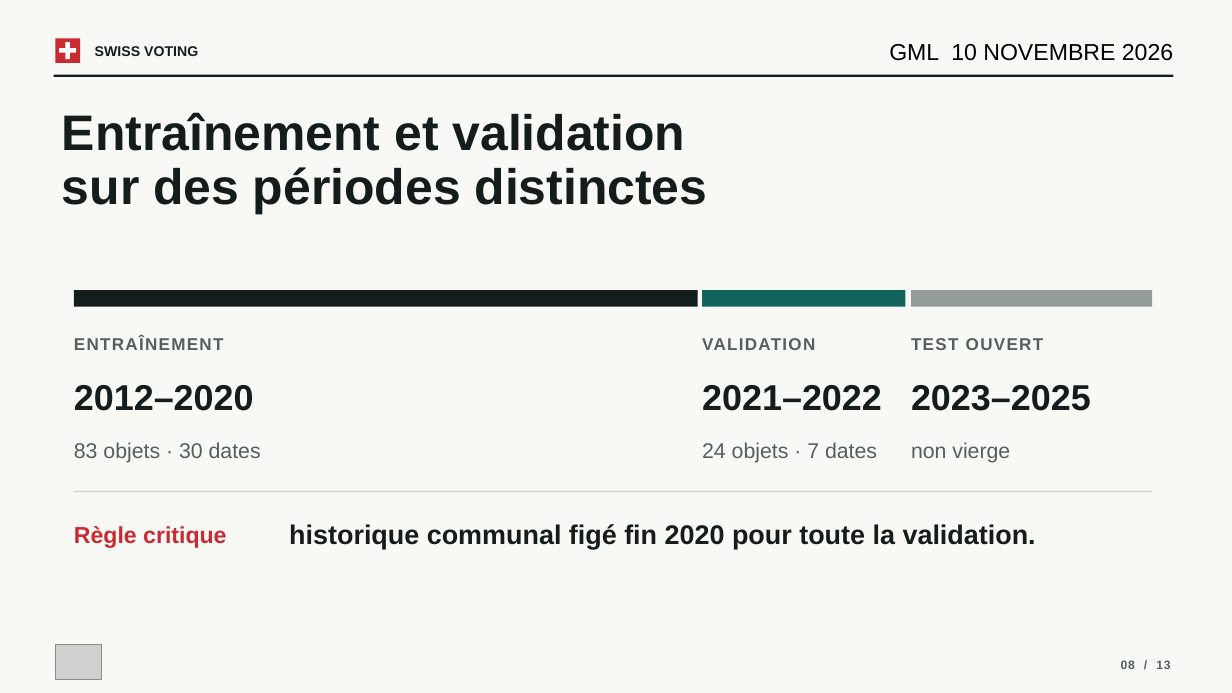
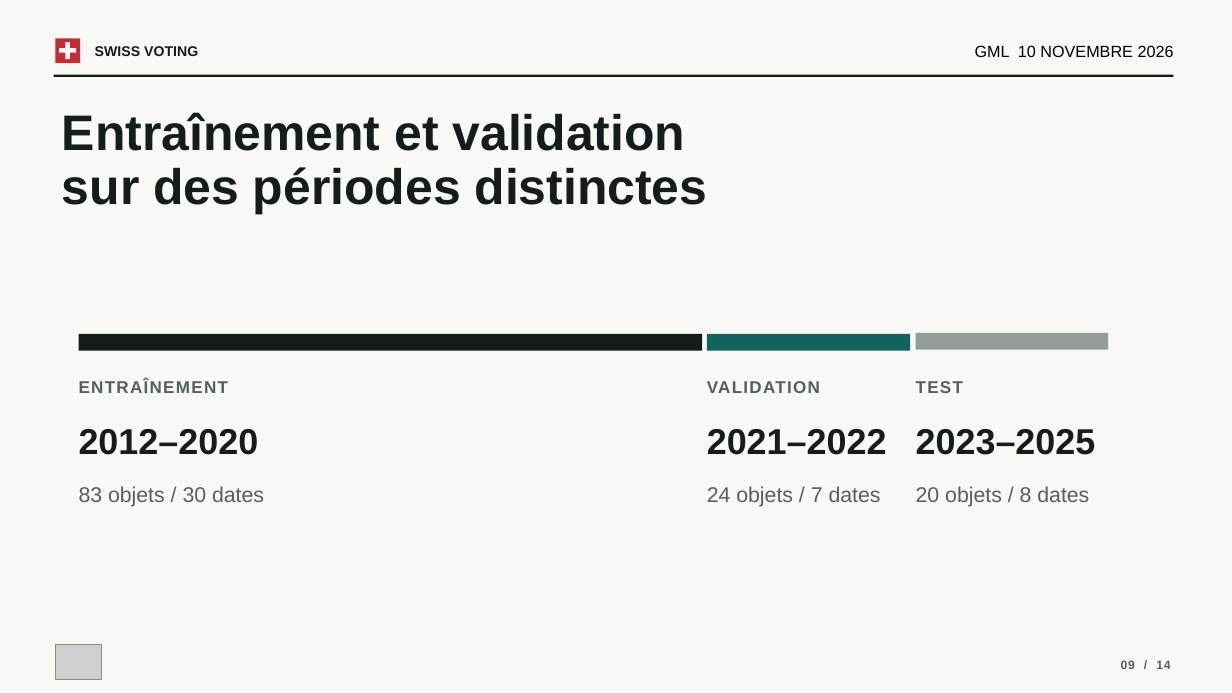
Before and after one commit to VictorGTheCoder/GML-Swiss-Voting, a slide deck: slide 9 of presentation/GML_Presentation.pptx (slide 8 before the commit). Drawn at 1232x693 pixels with LibreOffice and Linux fonts; fonts in the diff are those of the drawing; grey boxes stand for pictures. Boxes give left, top, right and bottom in pixels: in the first picture for what was removed or moved away, otherwise in the second. Text is boxed around its words. In the diff, an @@ line names an element or a change of style, - is before the commit and + after.

```diff
--- a/presentation/GML_Presentation.pptx
+++ b/presentation/GML_Presentation.pptx
@@ text "GML 10 NOVEMBRE 2026" at [975,45,1174,57]: size 18 to 12.6 pt @@
@@ 5 texts, 2 rectangles: place and size @@
-5 texts, 2 rectangles at [74,290,1091,411]
+5 texts, 2 rectangles at [79,334,1096,455]
@@ rectangle: place and size @@
-rectangle at [911,290,1153,307]
+rectangle at [916,333,1108,349]
@@ text at [916,381,963,393]: text changed @@
-TEST OUVERT
+TEST
@@ line removed from (74, 492) to (1153, 492) @@
@@ text at [79,486,264,507]: text changed @@
-83 objets · 30 dates
+83 objets / 30 dates
@@ text at [707,486,881,507]: text changed @@
-24 objets · 7 dates
+24 objets / 7 dates
@@ text at [916,486,1089,507]: text changed @@
-non vierge
+20 objets / 8 dates
@@ text removed at [74,526,226,548] @@
-Règle critique
@@ text removed at [289,524,1036,549] @@
-historique communal figé fin 2020 pour toute la validation.
@@ text at [1121,660,1170,669]: text changed @@
-08 / 13
+09 / 14
```
Also in this commit, not shown: 12 other slides changed, 1 slide added, 1 other file.
